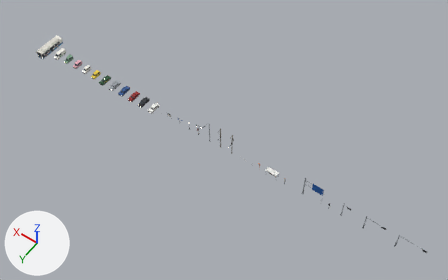
The glTF model public/models/buildings/road.glb as it was, and as the next commit left it.
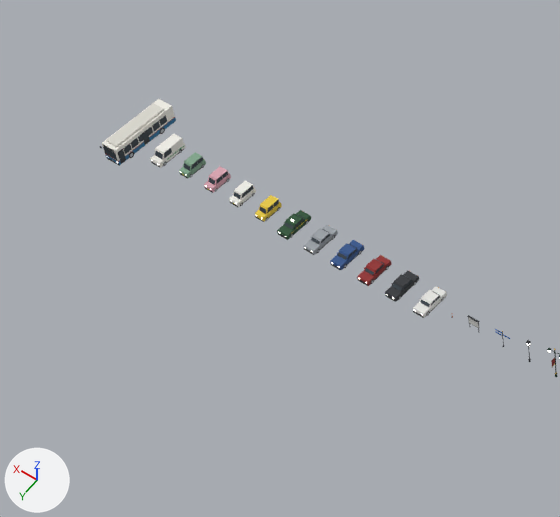
Each version is shown whole from a 50 mm camera at (-5.3, 100.8, 163.1) aimed at (67.8, -1.5, 2.3), then close up on the part from 0% to 45% of the width and 0% to 66% of the height. Every picture has the same lights, and +X, +Y and +Z are marked at lower left. The first two pictures are the older version. Where no turn or scale is listed for an object, it has been applied to the vertices.

Names of what the first close-up shows: 'road_bus_body', 'road_kei_g_body', 'road_kei_p_body', 'road_kei_w_body', 'road_kei_y_body', 'road_sedan_b_body', 'road_sedan_k_body', 'road_sedan_r_body', 'road_sedan_s_body', 'road_sedan_w_body', 'road_taxi_body', 'road_van_body' and 4 more.
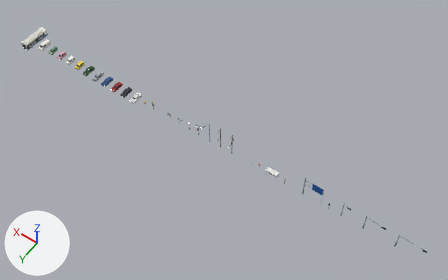
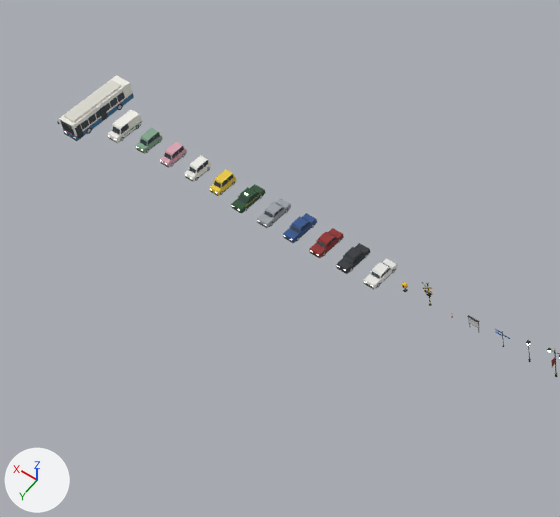
Location of each change, [x1, y1, x2, y2] in pixels of the close-ups (560 x 517 px):
'road_bus_body', moved: before [100, 99, 176, 166]; after [57, 75, 134, 141]
'road_van_body', moved: before [150, 134, 186, 168]; after [108, 110, 143, 143]
'road_sedan_w_body', moved: before [413, 286, 447, 318]; after [363, 258, 398, 290]
'road_sedan_k_body', moved: before [385, 271, 419, 302]; after [336, 243, 370, 274]
'road_sedan_r_body', moved: before [357, 255, 392, 286]; after [309, 228, 344, 258]
'road_sedan_b_body', moved: before [330, 240, 364, 270]; after [283, 213, 317, 243]
'road_sedan_s_body', moved: before [303, 225, 338, 255]; after [257, 199, 291, 228]
'road_taxi_body', moved: before [277, 210, 311, 240]; after [231, 184, 265, 213]
'road_kei_y_body', moved: before [255, 195, 282, 222]; after [210, 169, 237, 196]
'road_kei_w_body', moved: before [229, 180, 256, 207]; after [185, 155, 212, 182]
'road_kei_p_body', moved: before [204, 166, 231, 193]; after [160, 142, 187, 168]
'road_kei_g_body', moved: before [179, 152, 206, 179]; after [136, 128, 163, 154]
'road_xing_mast_body', added: after [422, 282, 433, 306]

Patch to the scene script:
```diff
--- a/public/models/buildings/road.glb.py
+++ b/public/models/buildings/road.glb.py
@@ me_road_xing_mast_body @@
+me_road_xing_mast_body.from_pydata(...)  # 316 vertices, 666 faces; spans x -0.87..0.87, y -0.16..0.32, z 0.0..4.08
+me_road_xing_mast_body.materials.append(mat_paint)
@@ ob_road_bus_body @@
 ob_road_bus_body = bpy.data.objects.new('road_bus_body', me_road_bus_body)
-ob_road_bus_body.location = (146.5, 0.0, 0.0)
+ob_road_bus_body.location = (154.5, 0.0, 0.0)
@@ ob_road_kei_g_body @@
 ob_road_kei_g_body = bpy.data.objects.new('road_kei_g_body', me_road_kei_g_body)
-ob_road_kei_g_body.location = (137.0, 0.0, 0.0)
+ob_road_kei_g_body.location = (145.0, 0.0, 0.0)
@@ ob_road_kei_p_body @@
 ob_road_kei_p_body = bpy.data.objects.new('road_kei_p_body', me_road_kei_p_body)
-ob_road_kei_p_body.location = (132.5, 0.0, 0.0)
+ob_road_kei_p_body.location = (140.5, 0.0, 0.0)
@@ ob_road_kei_w_body @@
 ob_road_kei_w_body = bpy.data.objects.new('road_kei_w_body', me_road_kei_w_body)
-ob_road_kei_w_body.location = (128.0, 0.0, 0.0)
+ob_road_kei_w_body.location = (136.0, 0.0, 0.0)
@@ ob_road_kei_y_body @@
 ob_road_kei_y_body = bpy.data.objects.new('road_kei_y_body', me_road_kei_y_body)
-ob_road_kei_y_body.location = (123.5, 0.0, 0.0)
+ob_road_kei_y_body.location = (131.5, 0.0, 0.0)
@@ ob_road_sedan_b_body @@
 ob_road_sedan_b_body = bpy.data.objects.new('road_sedan_b_body', me_road_sedan_b_body)
-ob_road_sedan_b_body.location = (110.0, 0.0, 0.0)
+ob_road_sedan_b_body.location = (118.0, 0.0, 0.0)
@@ ob_road_sedan_k_body @@
 ob_road_sedan_k_body = bpy.data.objects.new('road_sedan_k_body', me_road_sedan_k_body)
-ob_road_sedan_k_body.location = (101.0, 0.0, 0.0)
+ob_road_sedan_k_body.location = (109.0, 0.0, 0.0)
@@ ob_road_sedan_r_body @@
 ob_road_sedan_r_body = bpy.data.objects.new('road_sedan_r_body', me_road_sedan_r_body)
-ob_road_sedan_r_body.location = (105.5, 0.0, 0.0)
+ob_road_sedan_r_body.location = (113.5, 0.0, 0.0)
@@ ob_road_sedan_s_body @@
 ob_road_sedan_s_body = bpy.data.objects.new('road_sedan_s_body', me_road_sedan_s_body)
-ob_road_sedan_s_body.location = (114.5, 0.0, 0.0)
+ob_road_sedan_s_body.location = (122.5, 0.0, 0.0)
@@ ob_road_sedan_w_body @@
 ob_road_sedan_w_body = bpy.data.objects.new('road_sedan_w_body', me_road_sedan_w_body)
-ob_road_sedan_w_body.location = (96.5, 0.0, 0.0)
+ob_road_sedan_w_body.location = (104.5, 0.0, 0.0)
@@ ob_road_taxi_body @@
 ob_road_taxi_body = bpy.data.objects.new('road_taxi_body', me_road_taxi_body)
-ob_road_taxi_body.location = (119.0, 0.0, 0.0)
+ob_road_taxi_body.location = (127.0, 0.0, 0.0)
@@ ob_road_van_body @@
 ob_road_van_body = bpy.data.objects.new('road_van_body', me_road_van_body)
-ob_road_van_body.location = (141.5, 0.0, 0.0)
+ob_road_van_body.location = (149.5, 0.0, 0.0)
@@ ob_road_xing_mast_body @@
+ob_road_xing_mast_body = bpy.data.objects.new('road_xing_mast_body', me_road_xing_mast_body)
+ob_road_xing_mast_body.location = (96.5, 0.0, 0.0)
```
